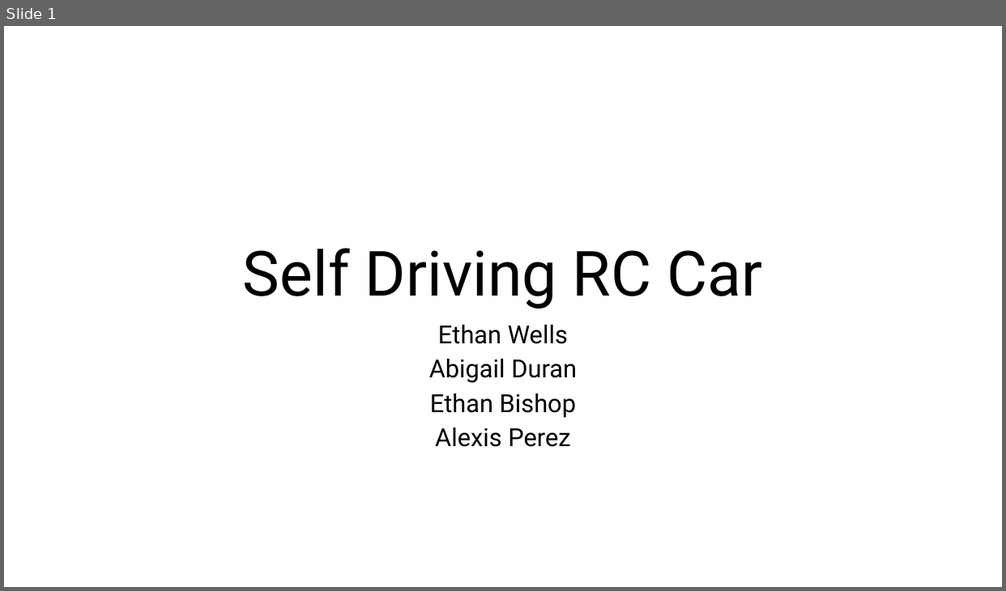
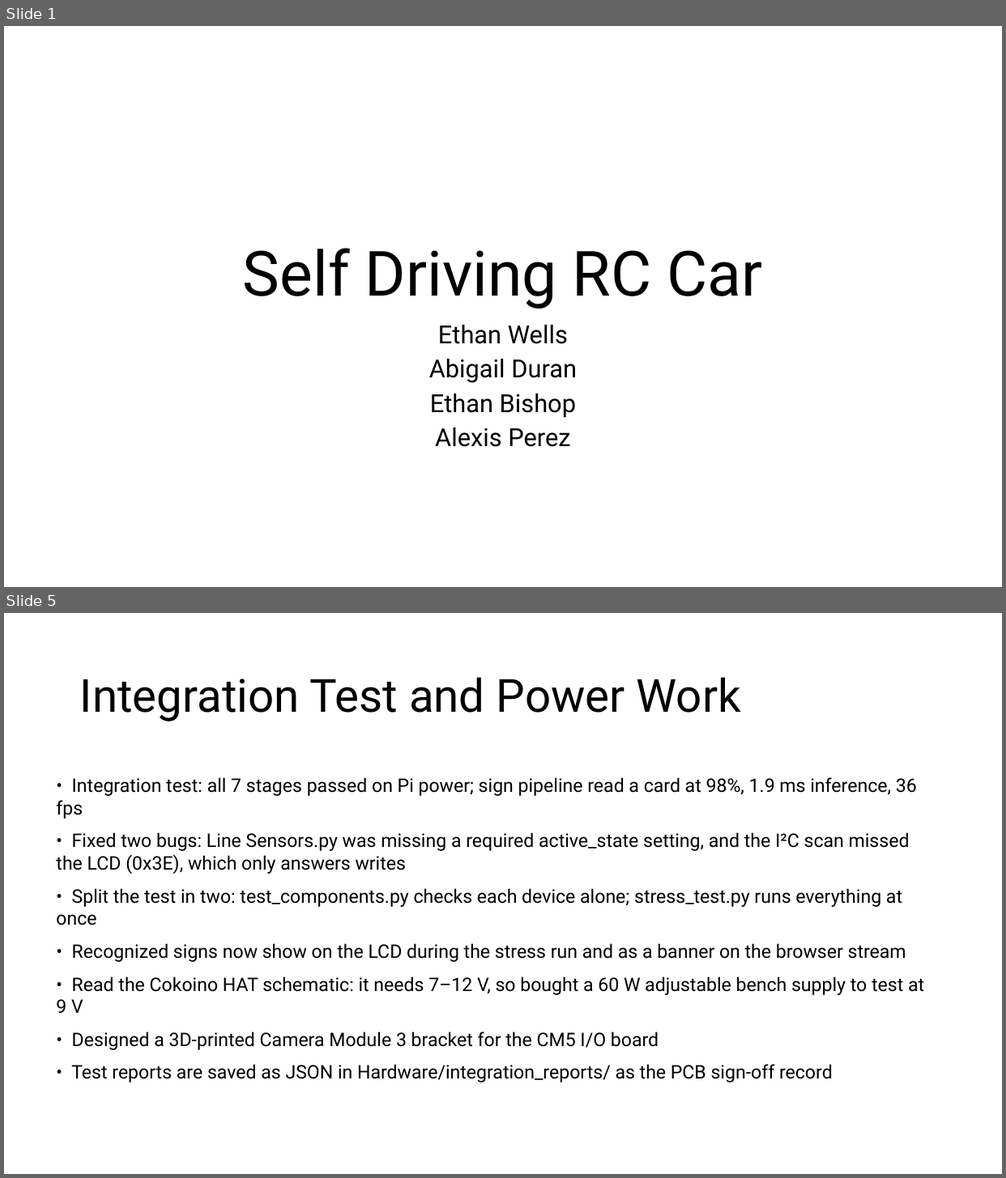
Before and after one commit to EthanWellsSr/BuggyBot, a slide deck: Weekly Reports/Self-Driving-RC-Car.pptx. Shown one above the other, each under a label of ours: slide 1 before the commit, slides 1 and 5 after it; the slides between them are not shown. The pictures are 1006x591 and 1006x1178 pixels, drawn with LibreOffice and Linux fonts; fonts in the diff are those of the drawing. Boxes give left, top, right and bottom in pixels: in the first picture for what was removed or moved away, otherwise in the second. Text is boxed around its words. In the diff, an @@ line names an element or a change of style, - is before the commit and + after.

```diff
--- a/Weekly Reports/Self-Driving-RC-Car.pptx
+++ b/Weekly Reports/Self-Driving-RC-Car.pptx
@@ slide 5 added at (4, 613, 1002, 1174), background #FFFFFF @@
@@ title added at (80, 677, 741, 722), 44 pt, text #000000 @@
+Integration Test and Power Work
@@ text added at (56, 777, 924, 1083), 18 pt, text #000000 @@
+• Integration test: all 7 stages passed on Pi power; sign pipeline read a card at 98%, 1.9 ms inference, 36 fps
+• Fixed two bugs: Line Sensors.py was missing a required active_state setting, and the I²C scan missed the LCD (0x3E), which only answers writes
+• Split the test in two: test_components.py checks each device alone; stress_test.py runs everything at once
+• Recognized signs now show on the LCD during the stress run and as a banner on the browser stream
+• Read the Cokoino HAT schematic: it needs 7–12 V, so bought a 60 W adjustable bench supply to test at 9 V
+• Designed a 3D-printed Camera Module 3 bracket for the CM5 I/O board
+• Test reports are saved as JSON in Hardware/integration_reports/ as the PCB sign-off record
```
Also in this commit, not shown: 5 slides changed, 4 other slides added, 5 slides removed.
